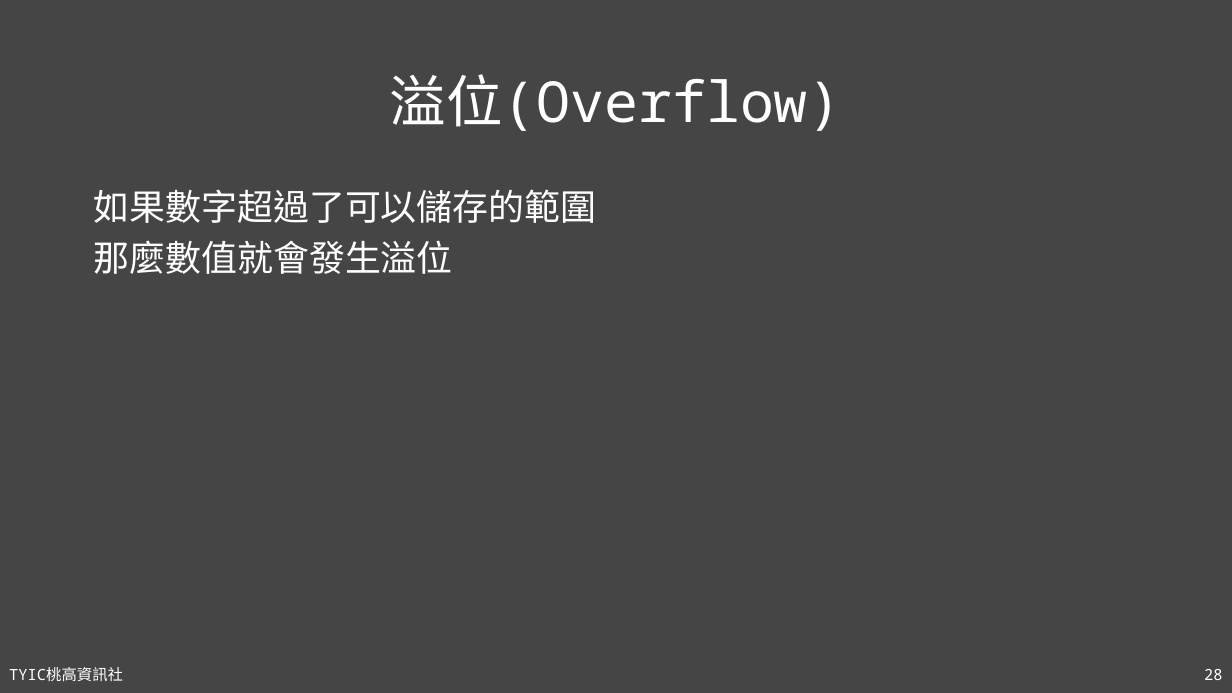
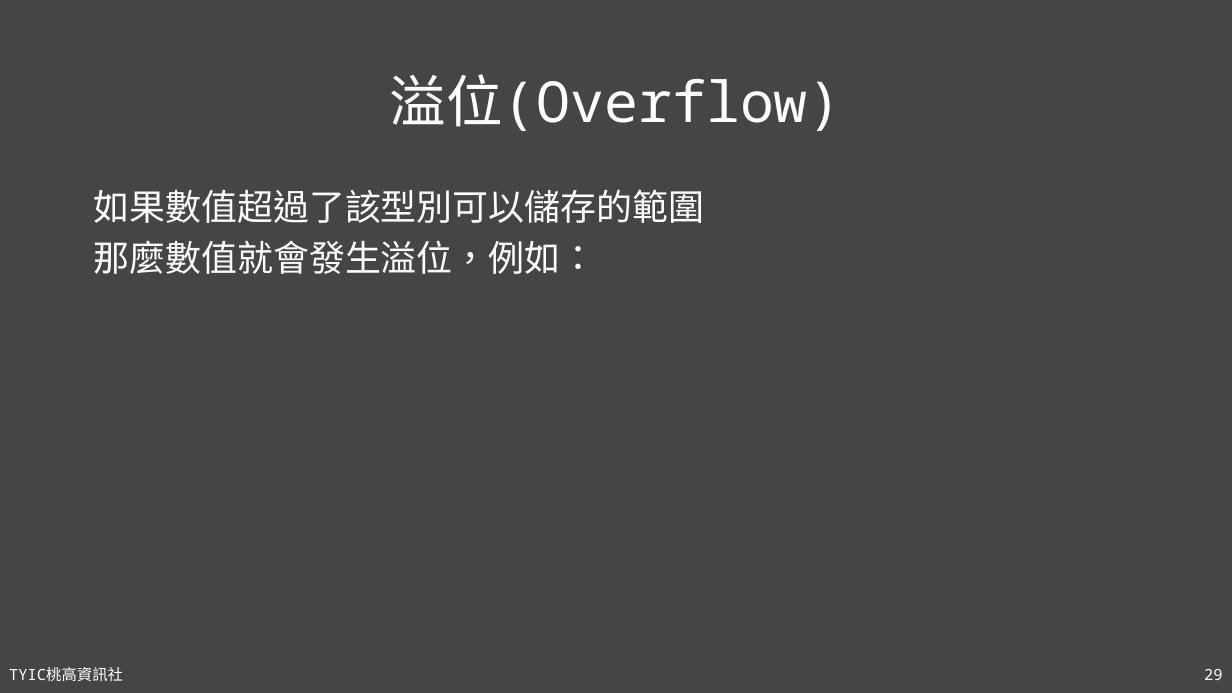
Before and after one commit to TYSHIC/slides, a slide deck: slide 29 of powerpoint/04_初探Java.pptx (slide 28 before the commit). Drawn at 1232x693 pixels with LibreOffice and Linux fonts; fonts in the diff are those of the drawing. Boxes give left, top, right and bottom in pixels: in the first picture for what was removed or moved away, otherwise in the second. Text is boxed around its words. In the diff, an @@ line names an element or a change of style, - is before the commit and + after.

Commit message:
04_overflow

```diff
--- a/powerpoint/04_初探Java.pptx
+++ b/powerpoint/04_初探Java.pptx
@@ text at (x1=94, y1=189, x2=704, y2=274): text changed @@
-如果數字超過了可以儲存的範圍
-那麼數值就會發生溢位
+如果數值超過了該型別可以儲存的範圍
+那麼數值就會發生溢位，例如：
@@ page number at (x1=1204, y1=669, x2=1222, y2=680): text changed @@
-28
+29
```
Also in this commit, not shown: 9 other slides changed, 2 slides added, 1 slide removed, 1 other file.
